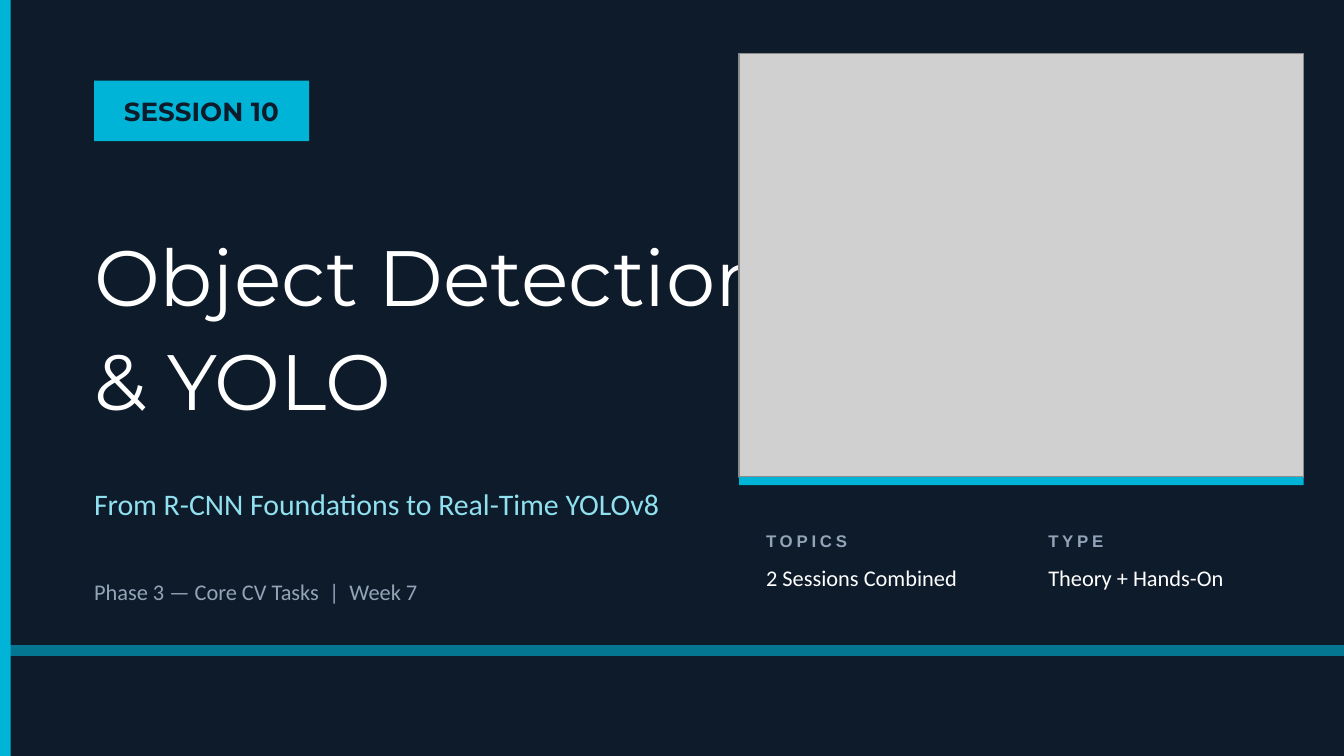
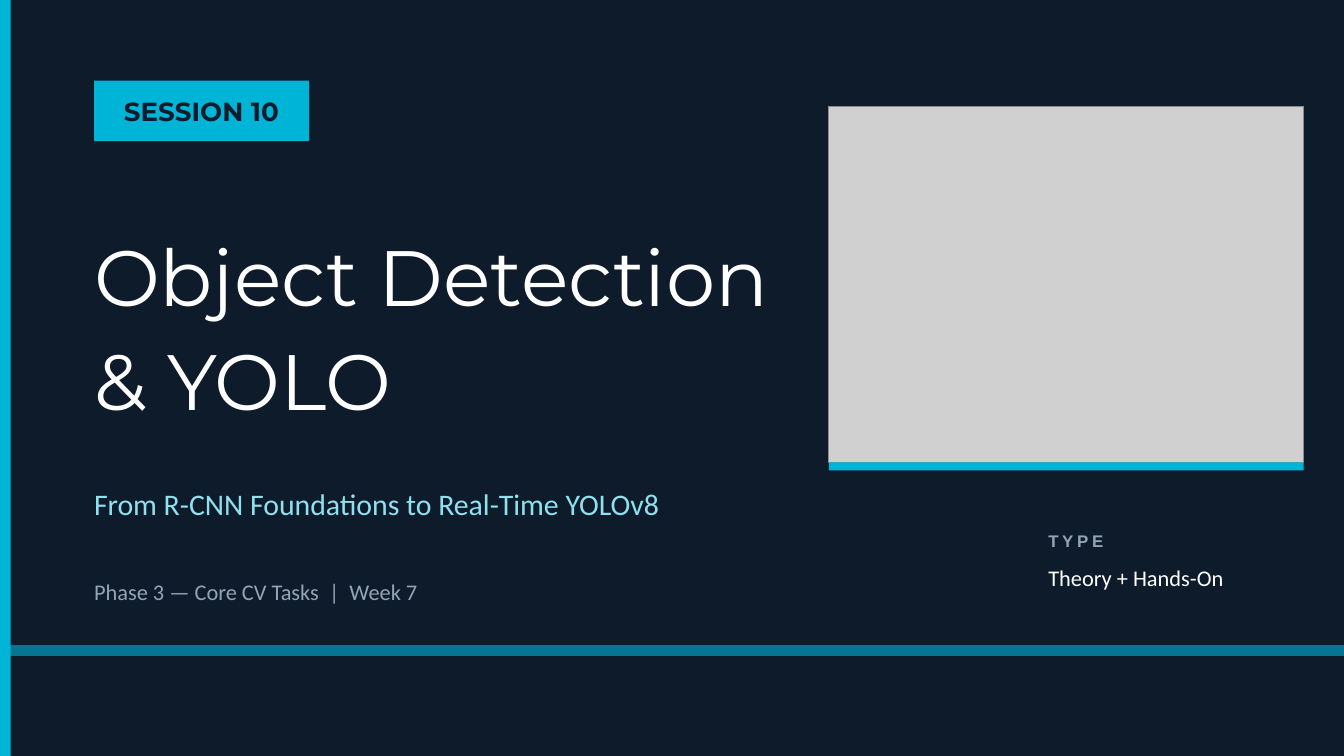
Before and after one commit to ShahZebYousafzai/AI-CV-Lecture, a slide deck: slide 1 of Session 10/Session_10_Object_Detection_YOLO.pptx. Drawn at 1344x756 pixels with LibreOffice and Linux fonts; fonts in the diff are those of the drawing; grey boxes stand for pictures. Boxes give left, top, right and bottom in pixels: in the first picture for what was removed or moved away, otherwise in the second. Text is boxed around its words. In the diff, an @@ line names an element or a change of style, - is before the commit and + after.

```diff
--- a/Session 10/Session_10_Object_Detection_YOLO.pptx
+++ b/Session 10/Session_10_Object_Detection_YOLO.pptx
@@ picture: place and size @@
-picture at bbox=[739, 54, 1304, 477]
+picture at bbox=[829, 106, 1304, 462]
@@ rectangle: place and size @@
-rectangle at bbox=[739, 477, 1304, 485]
+rectangle at bbox=[829, 462, 1304, 470]
@@ text removed at bbox=[766, 535, 847, 547] @@
-TOPICS
@@ text removed at bbox=[766, 570, 957, 586] @@
-2 Sessions Combined
```
Also in this commit, not shown: 1 other slide changed, 3 other files.
